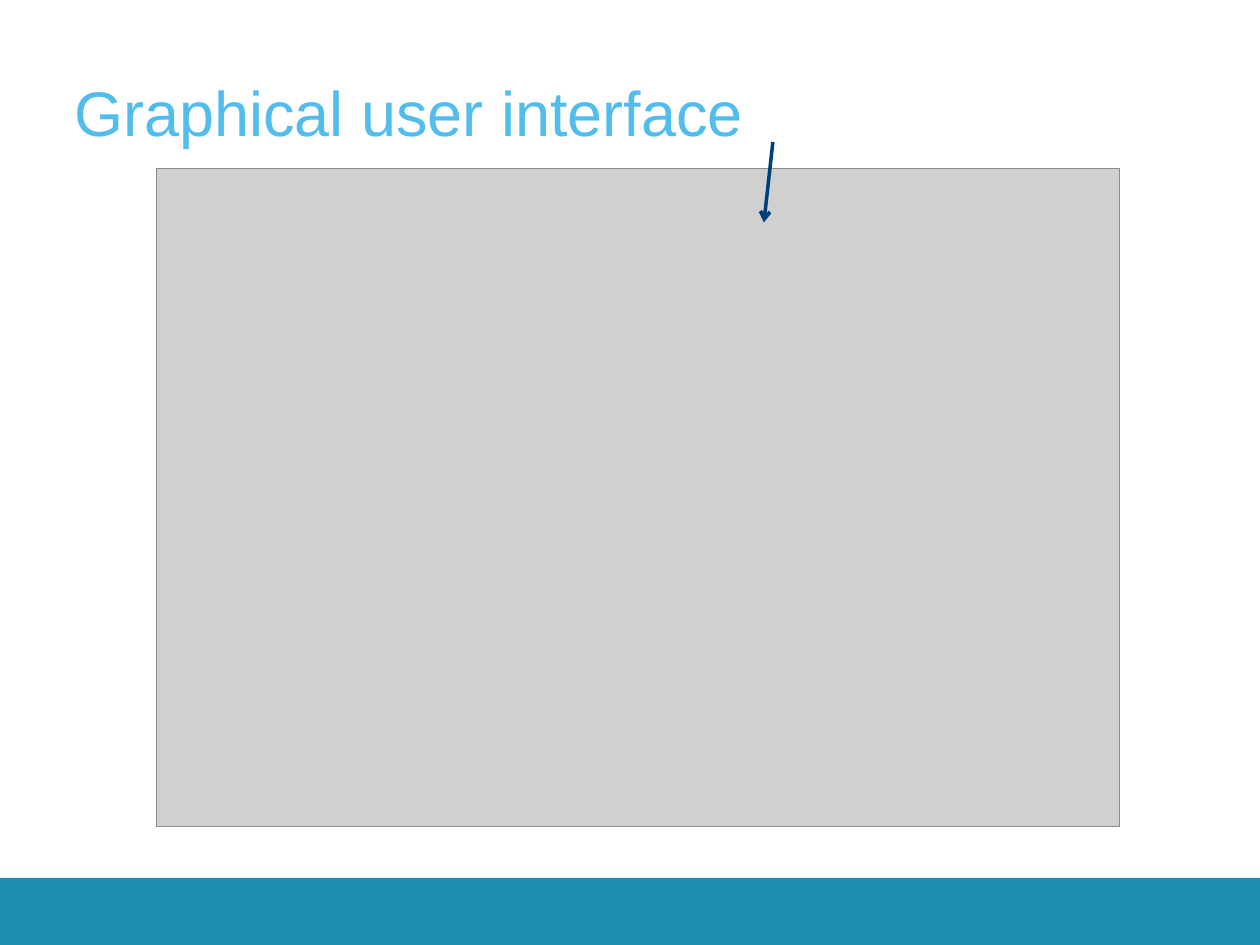
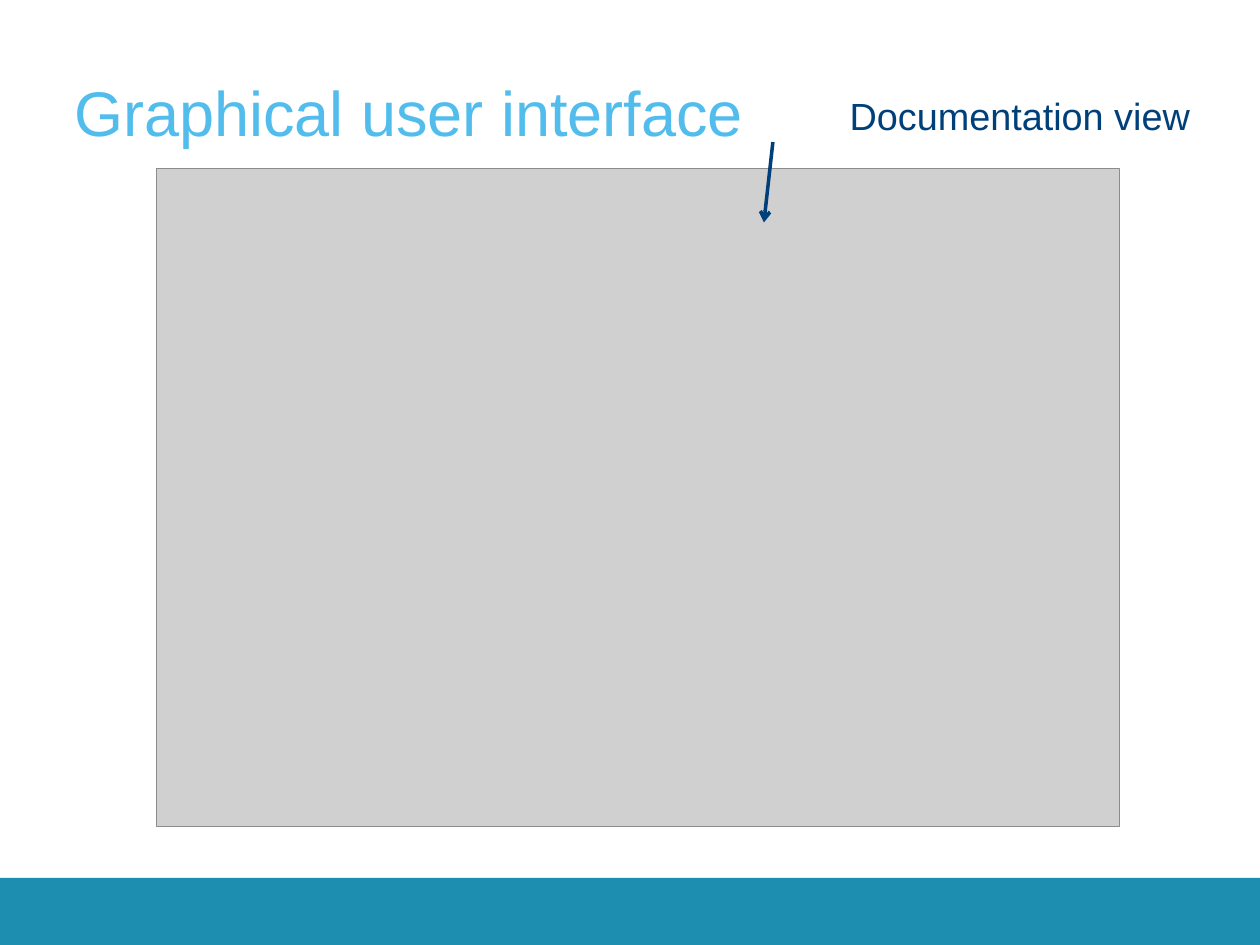
Before and after one commit to aswathnaray/__CrashCourse__, a slide deck: slide 17 of 2017-2018/Presentations/CrashCourse_2016.pptx (slide 15 before the commit). Drawn at 1260x945 pixels with LibreOffice and Linux fonts; fonts in the diff are those of the drawing; grey boxes stand for pictures; background and template pictures are left out. Boxes give left, top, right and bottom in pixels: in the first picture for what was removed or moved away, otherwise in the second. Text is boxed around its words. In the diff, an @@ line names an element or a change of style, - is before the commit and + after.

```diff
--- a/2017-2018/Presentations/CrashCourse_2016.pptx
+++ b/2017-2018/Presentations/CrashCourse_2016.pptx
@@ text added at <box>850,102,1190,131</box>, 24 pt, text #00407A @@
+Documentation view
```
Also in this commit, not shown: 14 other slides changed, 14 slides added, 10 slides removed.
